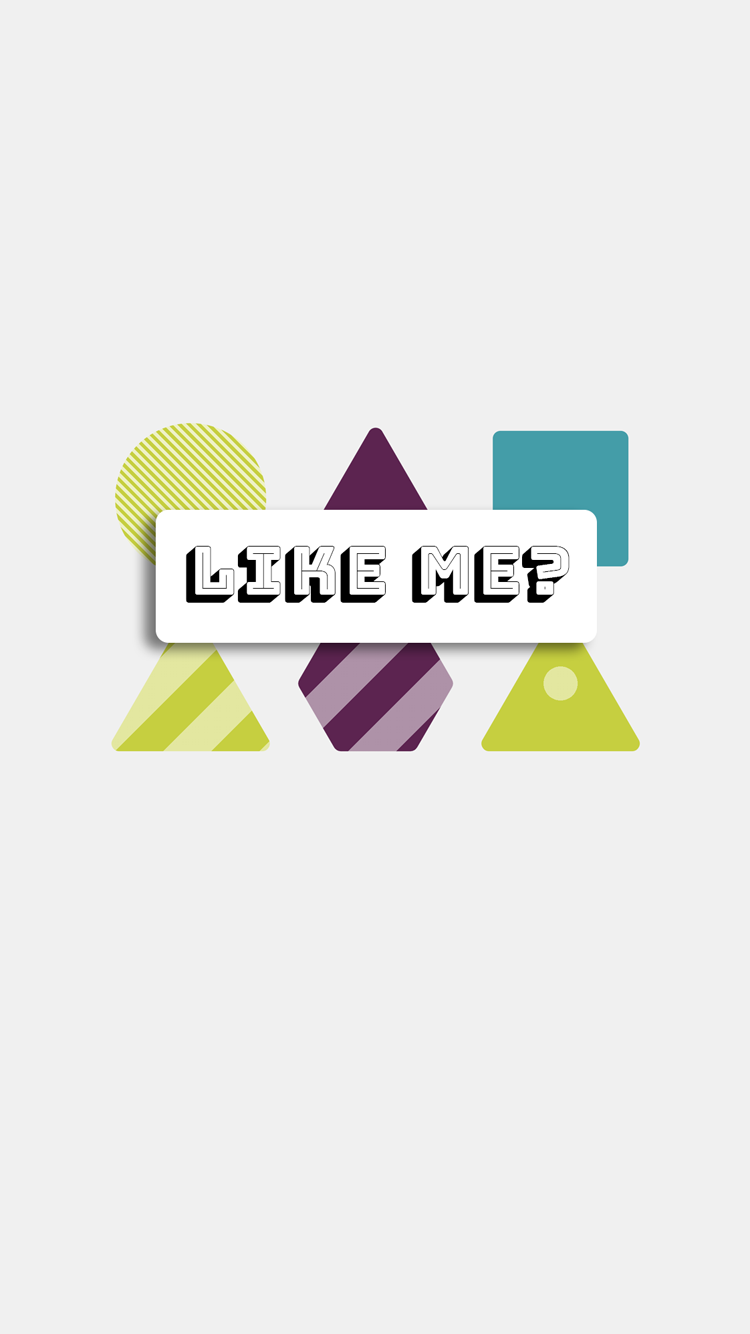
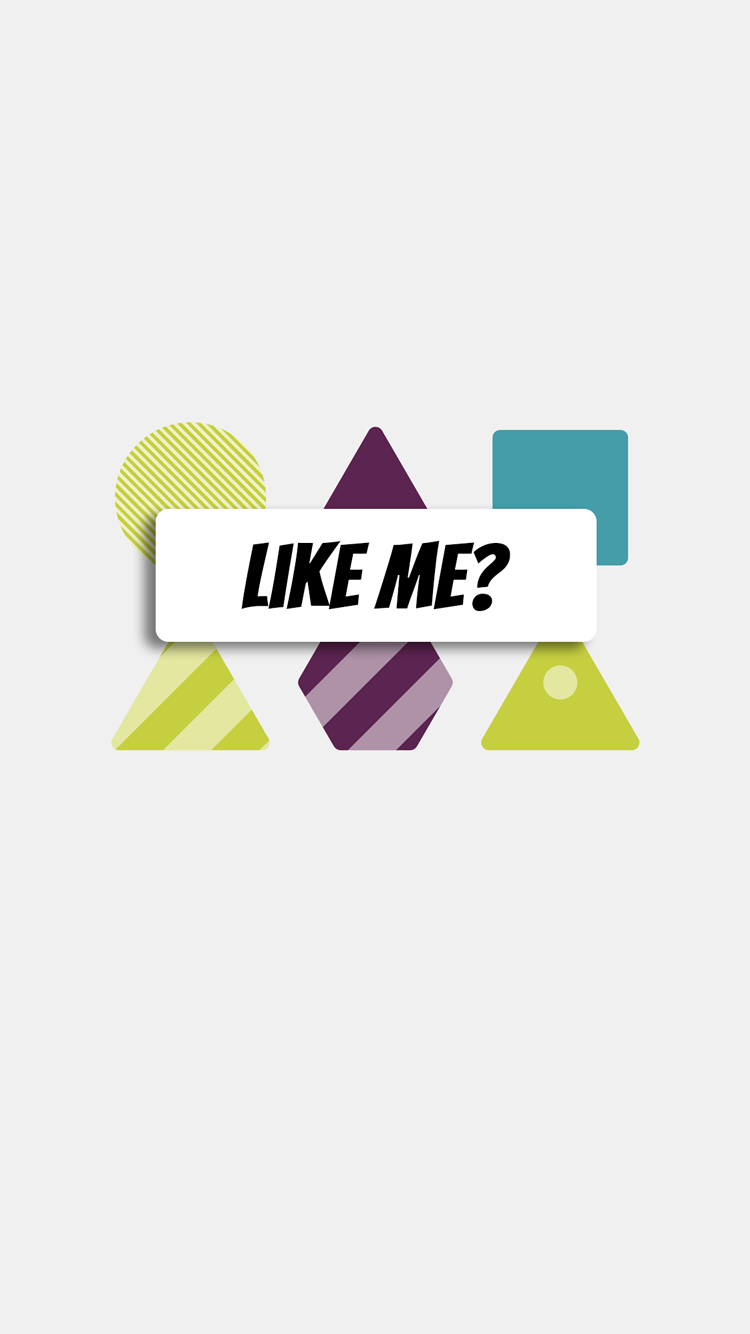
Layer changes from the first 750×1334 image to the second:
renamed "Layer 2" to "Layer 3", painted on it over [110, 421, 642, 753]
removed layer "Like Me?" over [237, 553, 528, 606]
removed layer "Rectangle 1" over [196, 540, 554, 612]
removed layer "Layer 1" over [114, 439, 631, 724]
